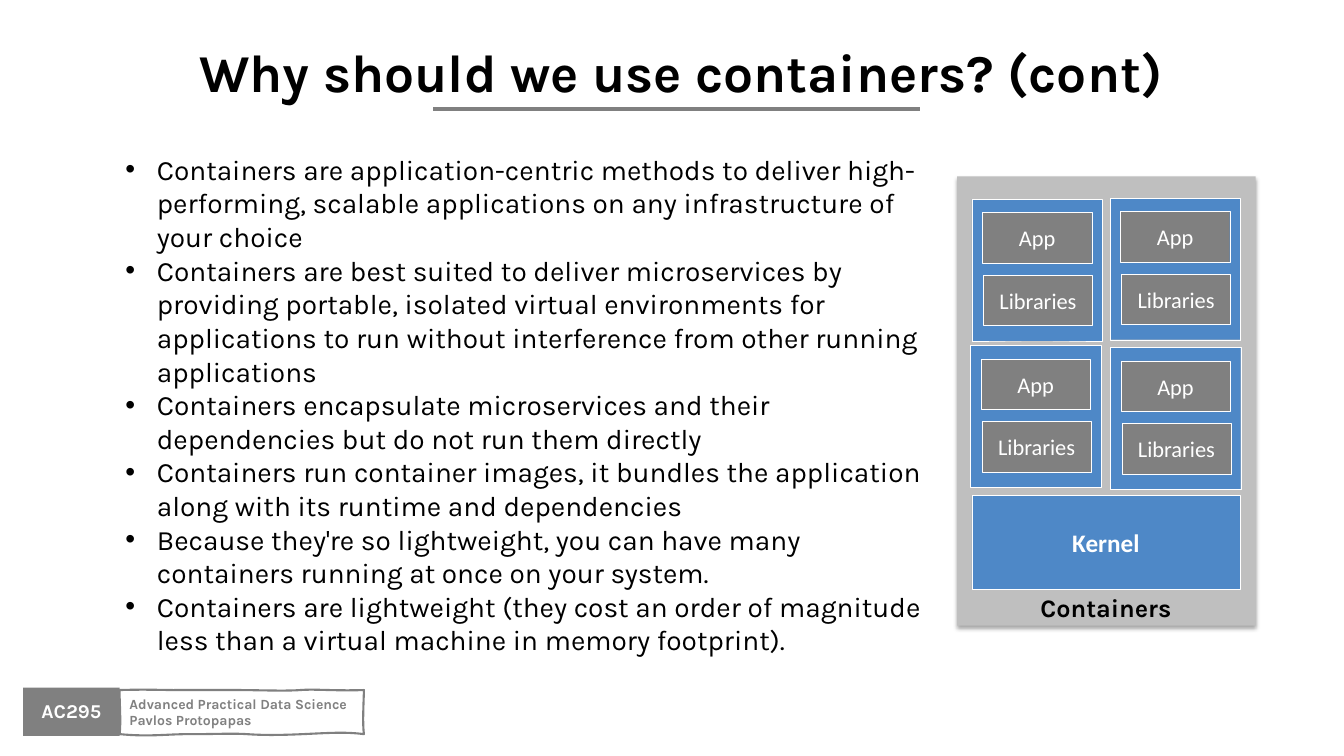
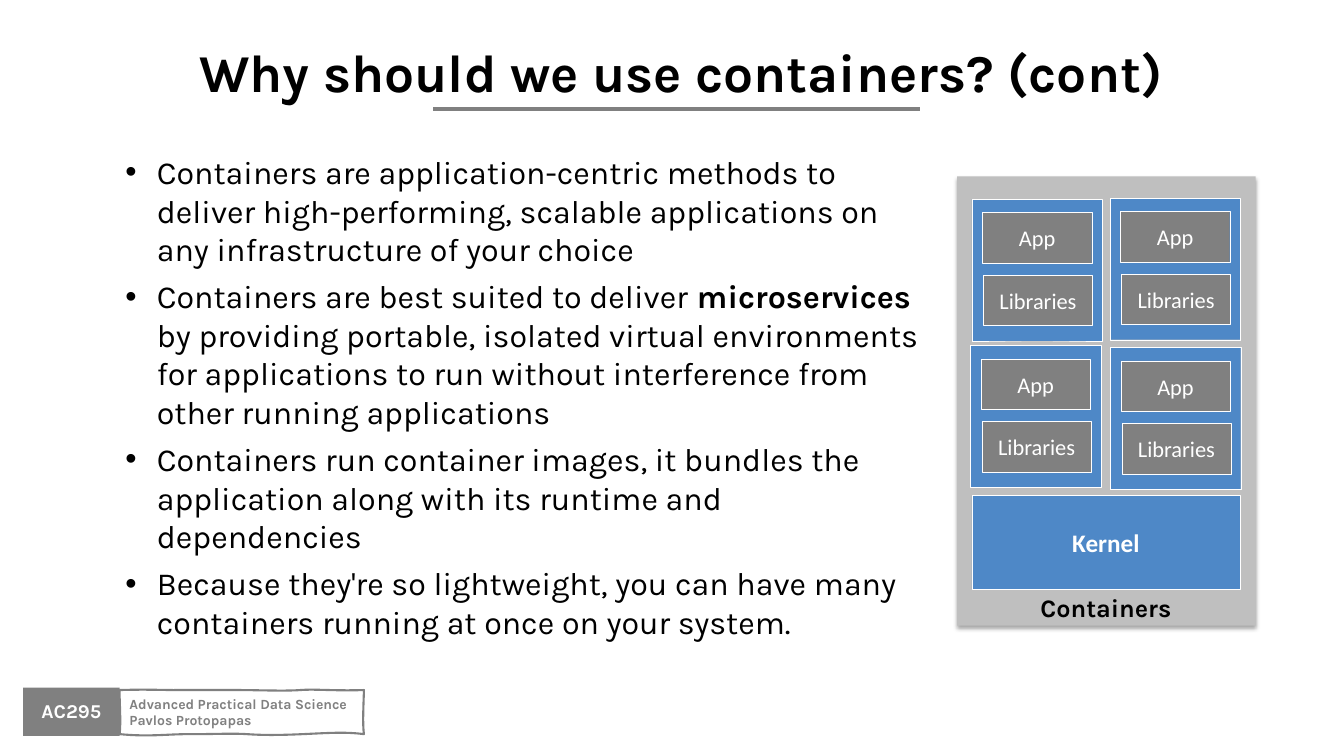
Before and after one commit to Harvard-IACS/2020-AC295, a slide deck: slide 24 of content/lectures/lecture2/presentation/lecture2.pptx. Drawn at 1344x756 pixels with LibreOffice and Linux fonts; fonts in the diff are those of the drawing; background and template pictures are left out. Boxes give left, top, right and bottom in pixels: in the first picture for what was removed or moved away, otherwise in the second. Text is boxed around its words. In the diff, an @@ line names an element or a change of style, - is before the commit and + after.

```diff
--- a/content/lectures/lecture2/presentation/lecture2.pptx
+++ b/content/lectures/lecture2/presentation/lecture2.pptx
@@ text "Containers are application-centric methods to ..." at (x1=157, y1=162, x2=918, y2=642): size 20 to 23 pt; bold on in "microservices"; more space between paragraphs @@
@@ text at (x1=157, y1=395, x2=769, y2=456): paragraph removed @@
-• Containers encapsulate microservices and their dependencies but do not run them directly
@@ text at (x1=157, y1=597, x2=920, y2=657): paragraph removed @@
-• Containers are lightweight (they cost an order of magnitude less than a virtual machine in memory footprint).
```
Also in this commit, not shown: 3 other slides changed.
